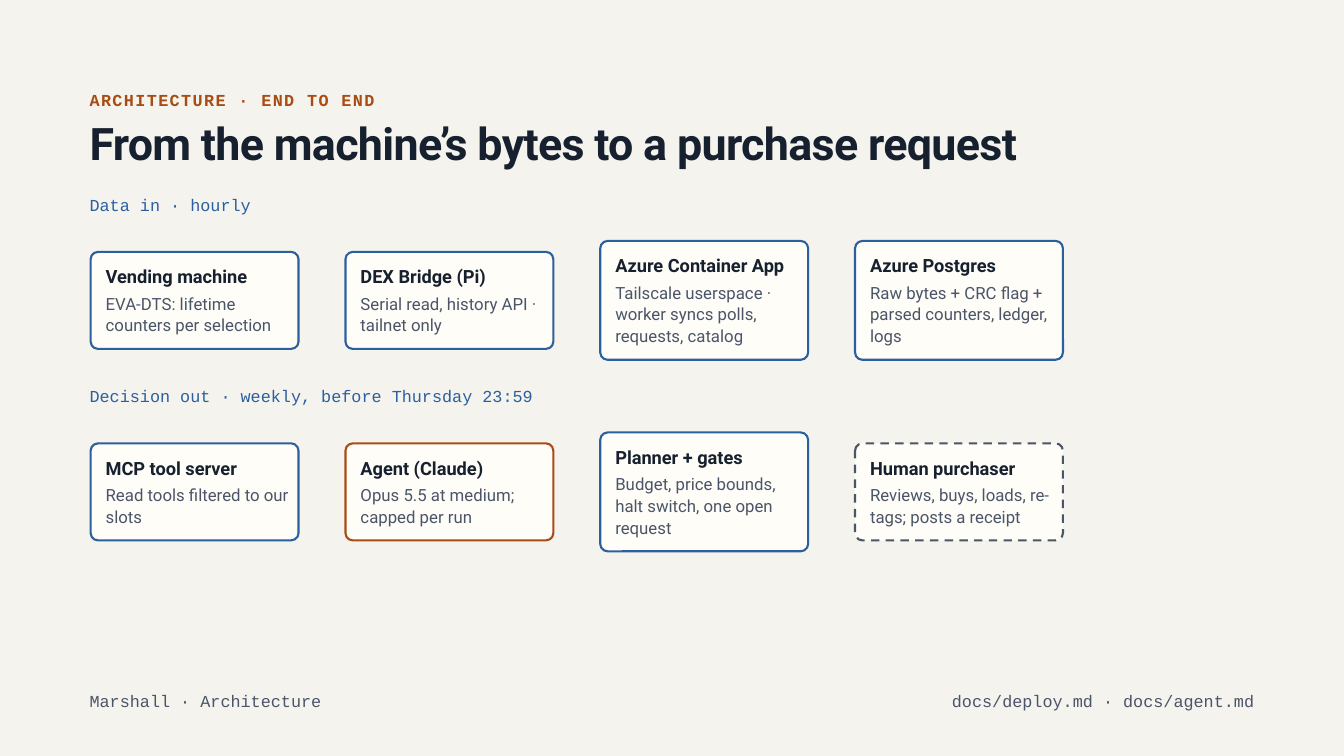
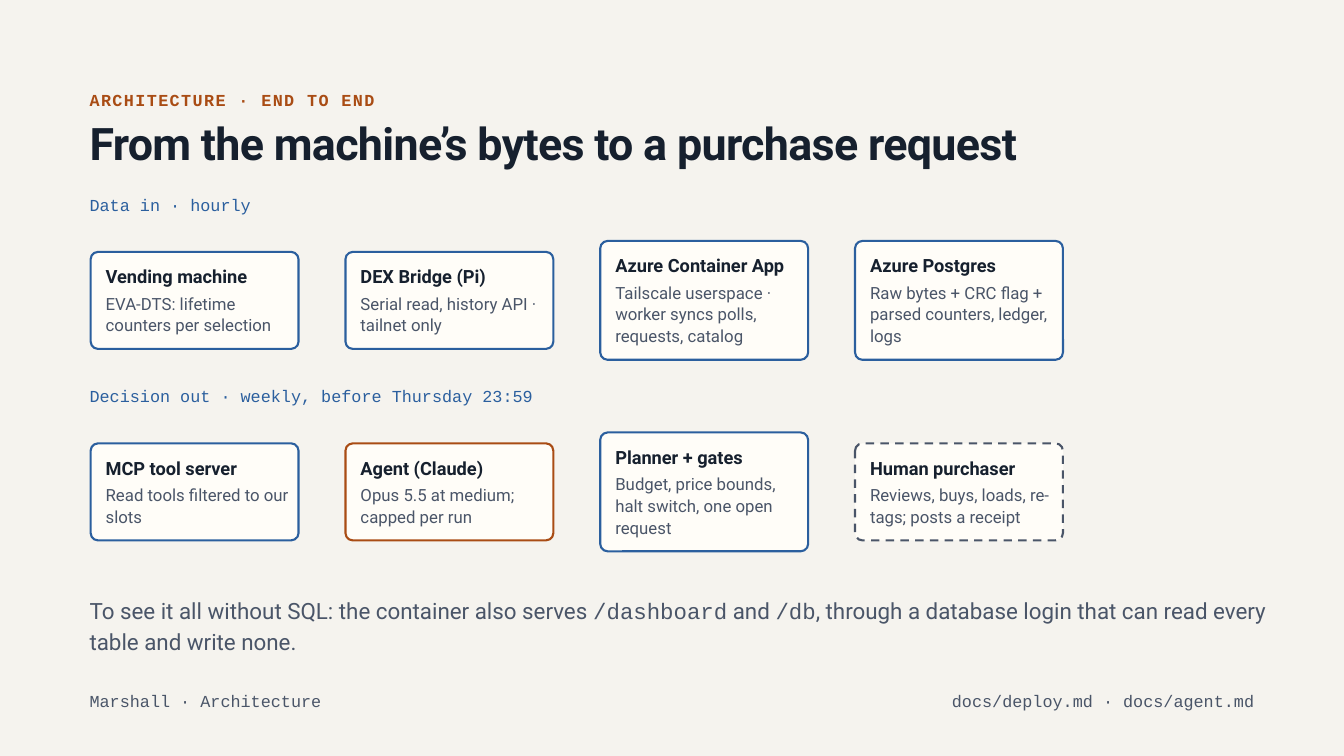
Before and after one commit to marshall-strong/agentic-vending, a slide deck: slide 4 of docs/presentation/group-b-final-presentation.pptx. Drawn at 1344x756 pixels with LibreOffice and Linux fonts; fonts in the diff are those of the drawing; background and template pictures are left out. Boxes give left, top, right and bottom in pixels: in the first picture for what was removed or moved away, otherwise in the second. Text is boxed around its words. In the diff, an @@ line names an element or a change of style, - is before the commit and + after.

```diff
--- a/docs/presentation/group-b-final-presentation.pptx
+++ b/docs/presentation/group-b-final-presentation.pptx
@@ text added at (x1=90, y1=602, x2=1266, y2=650), 16 pt, text #4A5568 @@
+To see it all without SQL: the container also serves /dashboard and /db, through a database login that can read every table and write none.
```
Also in this commit, not shown: 2 other slides changed.
